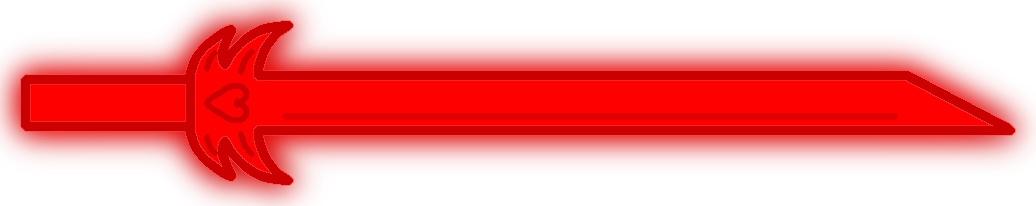
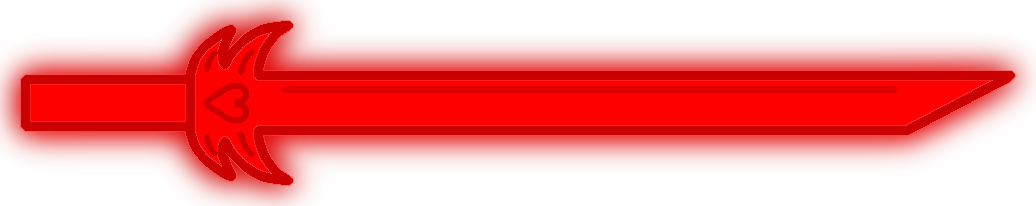
Two versions of the same layered image (1036 × 206). Layer-by-layer changes:
pixels changed over (x1=43, y1=33, x2=1036, y2=173) (layer not identified)